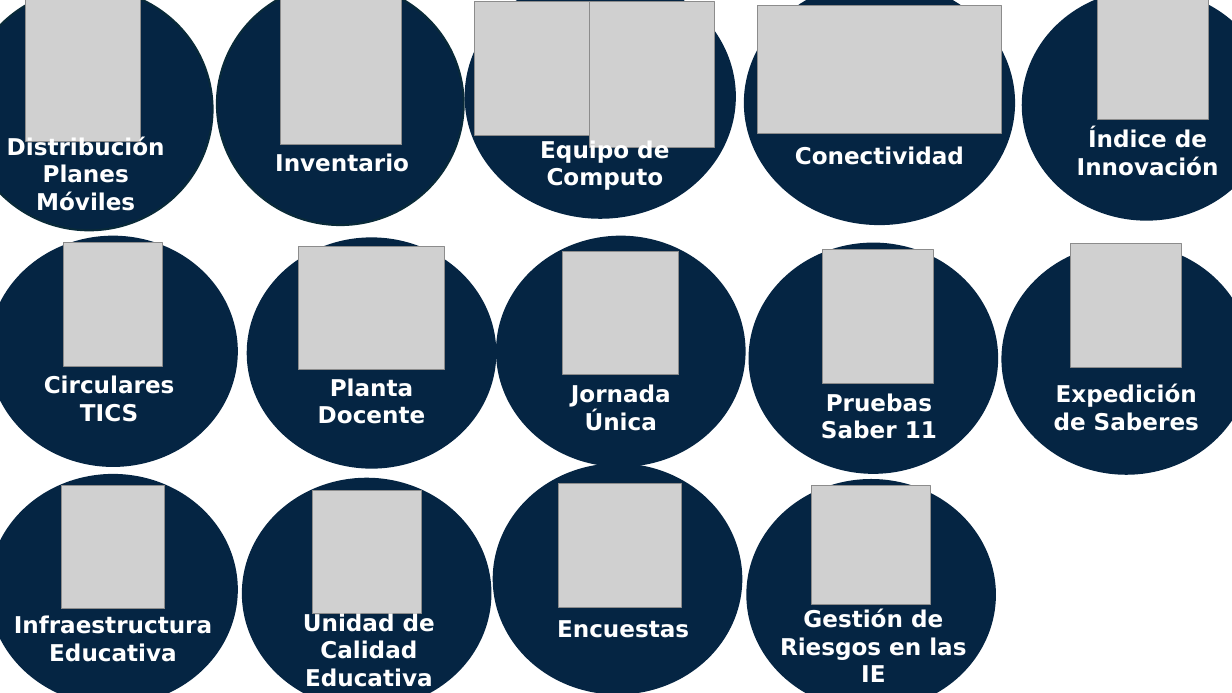
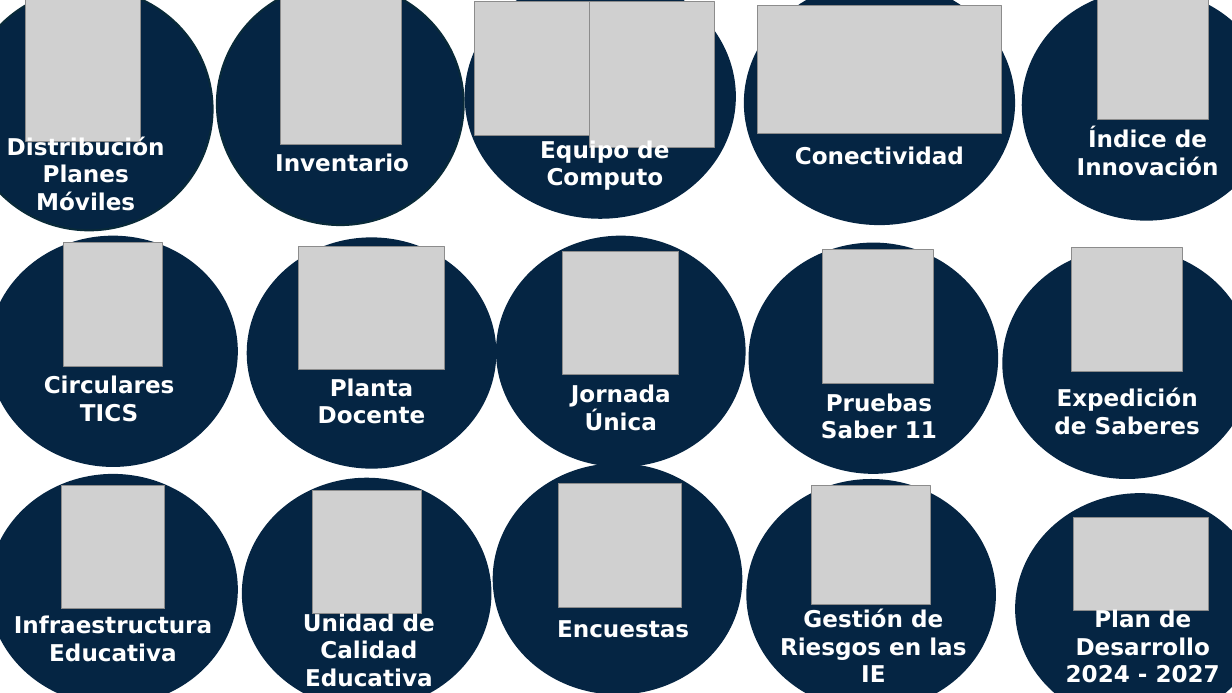
Before and after one commit to gmartinez-code/Im-genes-DAshboard-de-Inicio, a slide deck: slide 3 of IMAGENES/ICONOS PLANEAMIENTO.pptx. Drawn at 1232x693 pixels with LibreOffice and Linux fonts; fonts in the diff are those of the drawing; grey boxes stand for pictures. Boxes give left, top, right and bottom in pixels: in the first picture for what was removed or moved away, otherwise in the second. Text is boxed around its words. In the diff, an @@ line names an element or a change of style, - is before the commit and + after.

```diff
--- a/IMAGENES/ICONOS PLANEAMIENTO.pptx
+++ b/IMAGENES/ICONOS PLANEAMIENTO.pptx
@@ 1 picture, 1 text, 1 ellipse: place and size @@
-1 picture, 1 text, 1 ellipse at [1002, 244, 1232, 475]
+1 picture, 1 text, 1 ellipse at [1003, 248, 1232, 479]
@@ ellipse added at [1016, 494, 1232, 693], fill #052543 @@
@@ picture added at [1074, 518, 1209, 610] @@
@@ text added at [1066, 608, 1220, 683], 18 pt, text #FFFFFF, bold @@
+Plan de Desarrollo 2024 - 2027
```
